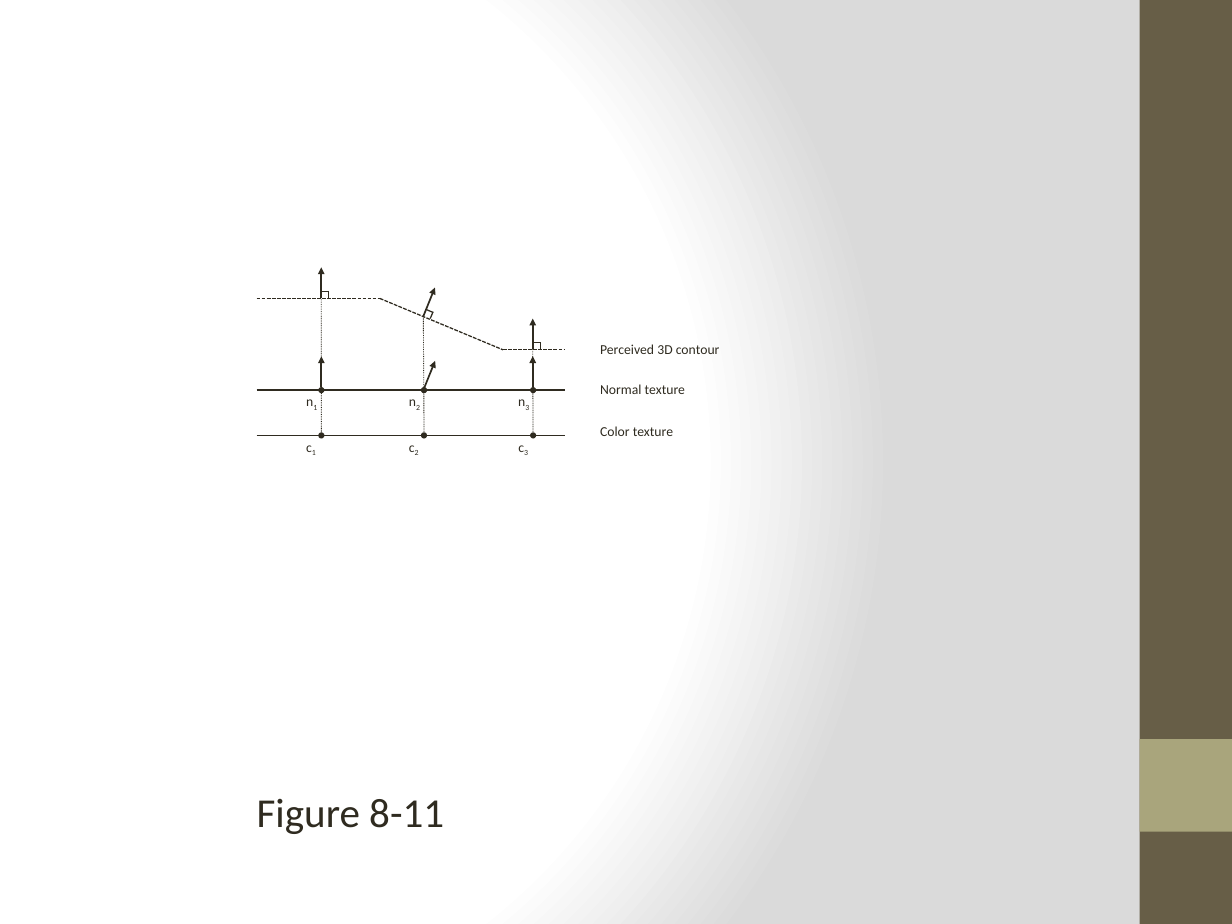
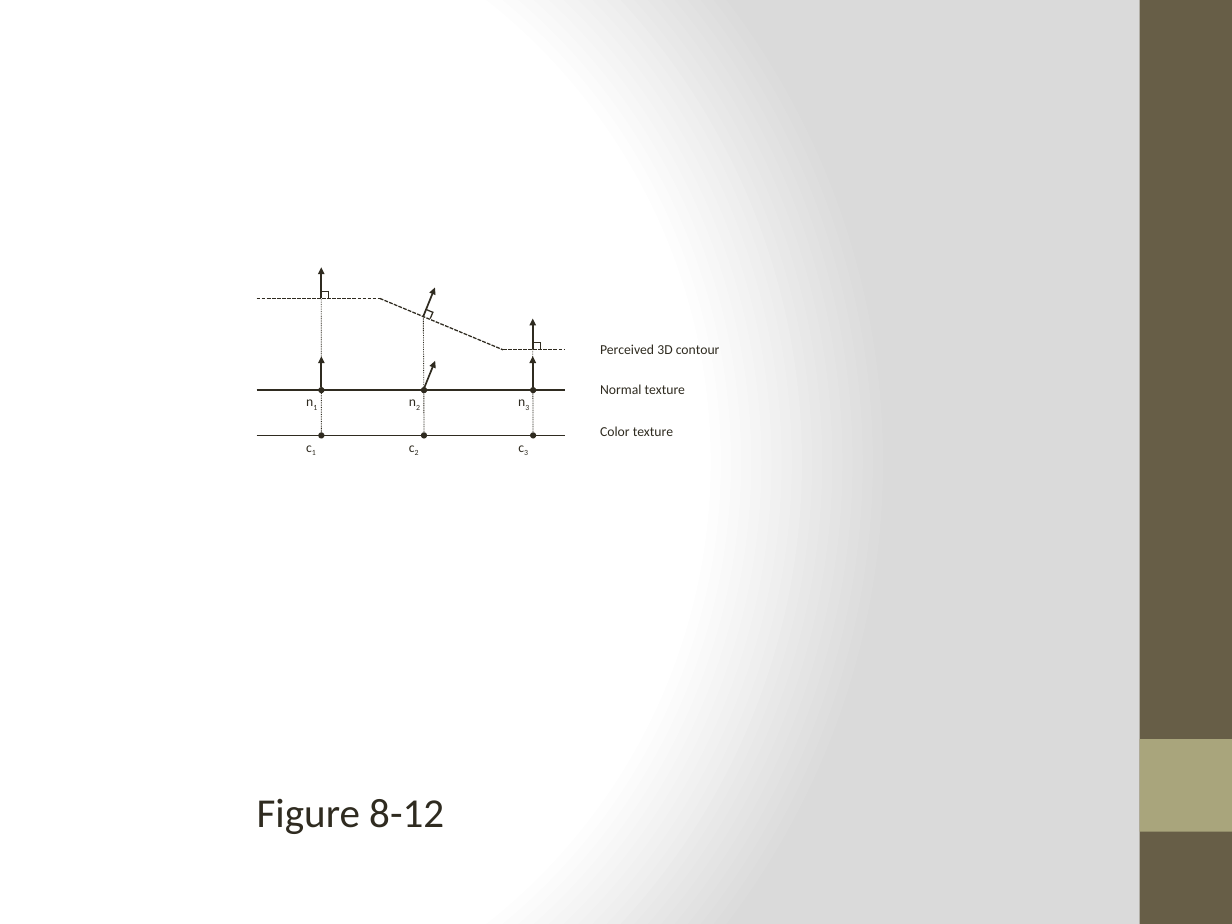
Before and after one commit to HTML5GameEngineGroup/GTCS-GameEngine2, a slide deck: slide 9 of Word/Diagrams/chapter8/chap 8.figures.pptx (slide 8 before the commit). Drawn at 1232x924 pixels with LibreOffice and Linux fonts; fonts in the diff are those of the drawing. Boxes give left, top, right and bottom in pixels: in the first picture for what was removed or moved away, otherwise in the second. Text is boxed around its words. In the diff, an @@ line names an element or a change of style, - is before the commit and + after.

Commit message:
Defined a new Figure for Chap 8

```diff
--- a/Word/Diagrams/chapter8/chap 8.figures.pptx
+++ b/Word/Diagrams/chapter8/chap 8.figures.pptx
@@ text at <box>257,799,444,834</box>: text changed @@
-Figure 8-11
+Figure 8-12
```
Also in this commit, not shown: 15 other slides changed, 1 slide added, 28 other files.
